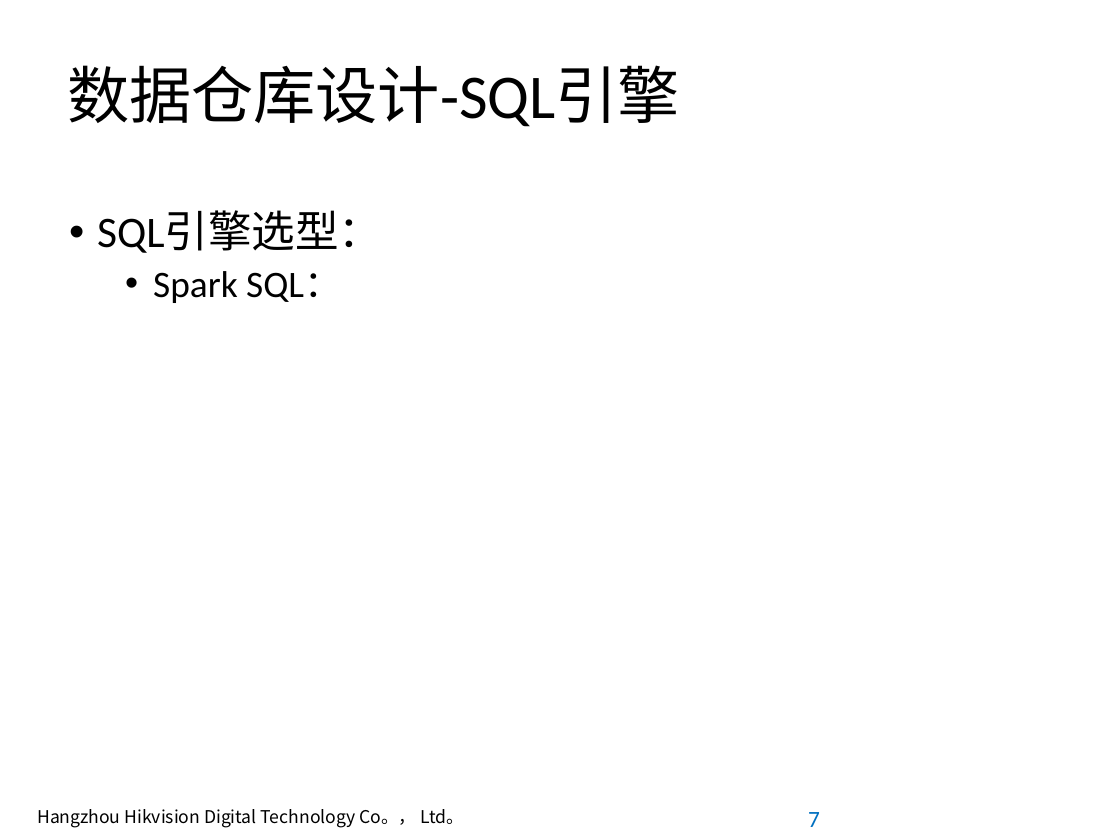
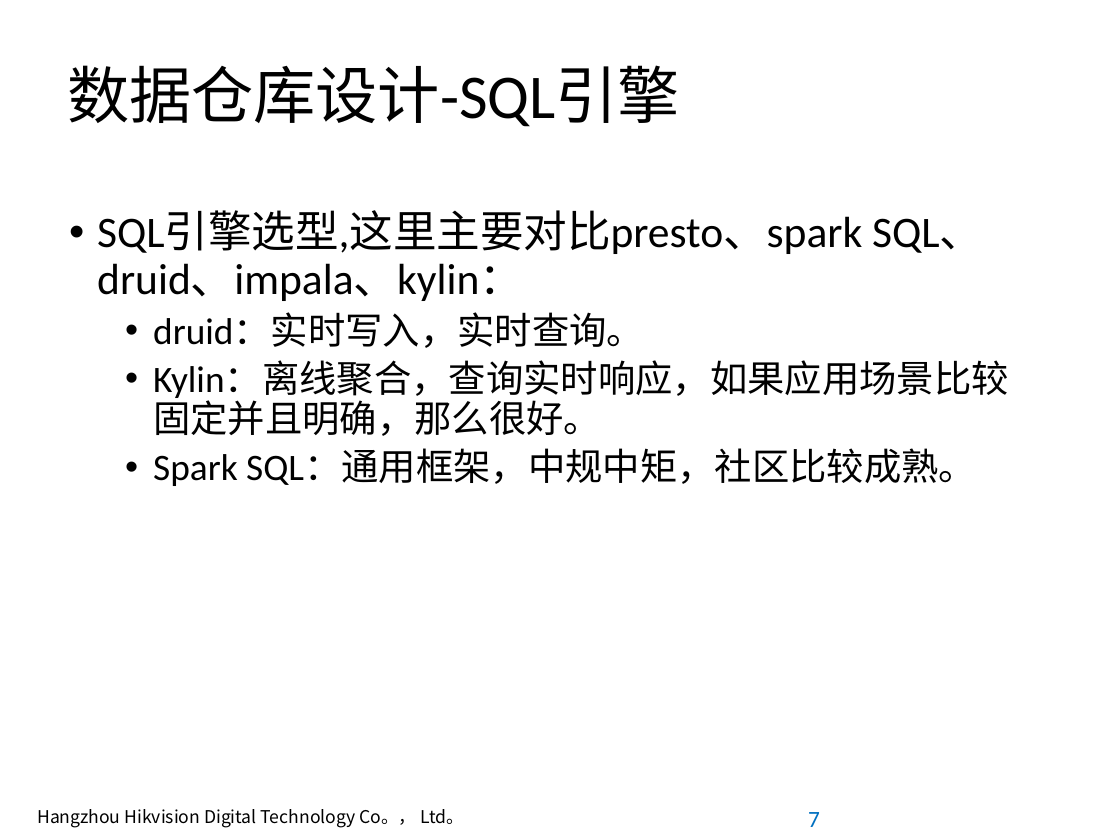
Before and after one commit to anancds/ansible, a slide deck: slide 7 of 数据挖掘平台设计-0.1.pptx. Drawn at 1120x840 pixels with LibreOffice and Linux fonts; fonts in the diff are those of the drawing; background and template pictures are left out. Boxes give left, top, right and bottom in pixels: in the first picture for what was removed or moved away, otherwise in the second. Text is boxed around its words. In the diff, an @@ line names an element or a change of style, - is before the commit and + after.

```diff
--- a/数据挖掘平台设计-0.1.pptx
+++ b/数据挖掘平台设计-0.1.pptx
@@ text at (97, 211, 1009, 486): text changed @@
-• SQL引擎选型：
-  • Spark SQL：
+• SQL引擎选型,这里主要对比presto、spark SQL、druid、impala、kylin：
+  • druid：实时写入，实时查询。
+  • Kylin：离线聚合，查询实时响应，如果应用场景比较固定并且明确，那么很好。
+  • Spark SQL：通用框架，中规中矩，社区比较成熟。
```
Also in this commit, not shown: 2 other slides changed, 1 slide added.
